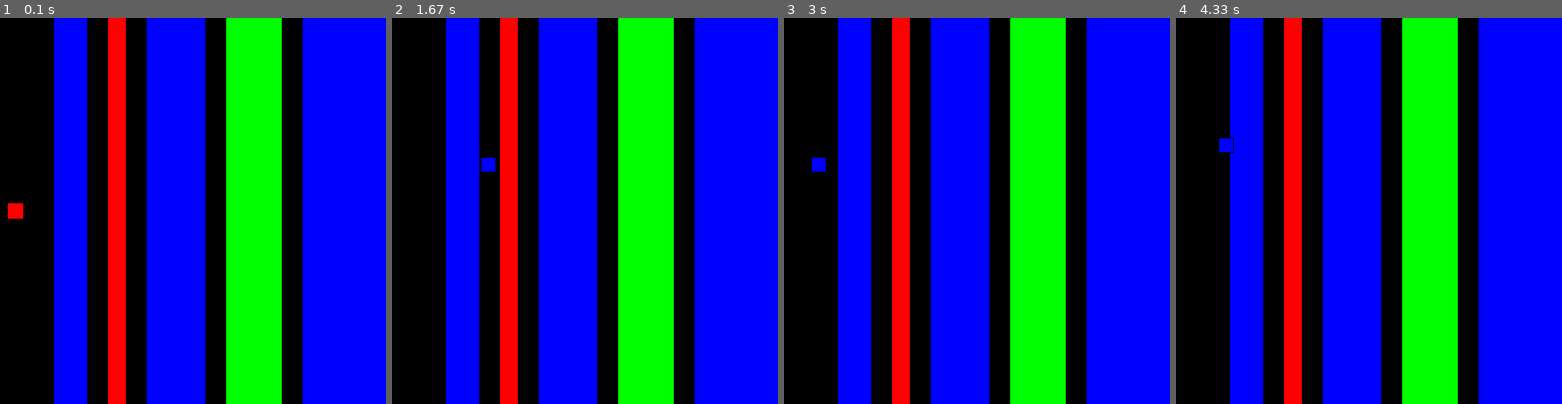
Above: before the commit, frames 1-4 (left to right).
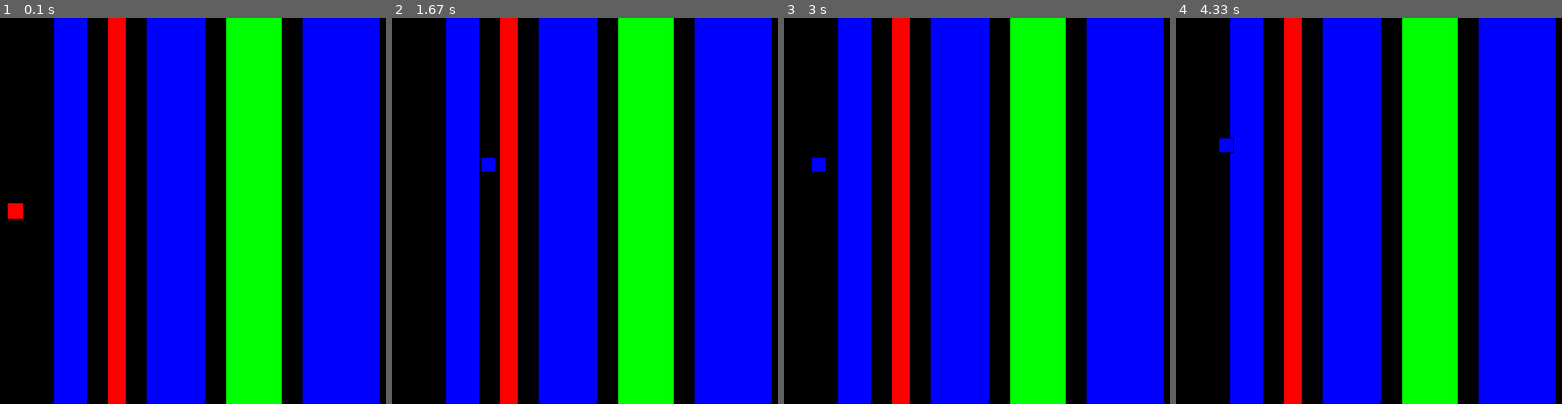
Above: after the commit, the same moments.

Repository: reidspreiter/IntroToPygame
Game: pygame game, started from secret_square_Year2.py
Two runs of this game, one before a commit and one after it. Both use one fixed random seed, a clock stepped at 60 frames per second and the inputs below.
Inputs:
- Up to frame 1 (0.1 s): no input
- Up to frame 2 (1.67 s): hold Right 0.33-0.8 s; hold Up 0.83-1.13 s; tap G at 0.98 s; hold Right 1.17-1.63 s; tap B at 1.32 s
- Up to frame 3 (3 s): hold Left 1.67-2.2 s; tap Y at 1.82 s; hold Left 2.57-2.97 s; tap B at 2.72 s
- Up to frame 4 (4.33 s): hold Up 3-3.37 s; tap Y at 3.15 s; hold Right 3.4-4.03 s; tap G at 3.55 s; hold Down from 4.07 s (still down); tap B at 4.22 s

The runs differ from the first frame. In frame 1, 1.6% of the frame differs, in the area x 98-100%, y 0-100%; in frame 2, 1.6%; in frame 3, 1.6%; in frame 4, 1.6%.

Commit message:
Tiny update

Diff:
--- /dev/null
+++ b/Pygame Outline.txt
@@ -0,0 +1,11 @@
+# set the window
+
+import pygame
+pygame.init()
+
+screenWidth = 500
+screenHeight = 500
+window = pygame.display.set_mode((screenWidth, screenHeight))
+pygame.display.set_caption("Secret Square")
+
+pygame.quit()
--- a/secret_square_Year2.py
+++ b/secret_square_Year2.py
@@ -38,7 +38,7 @@
 Obstacles can be placed between 70 and 430 pixels
 We are appending a list to represent a Pygame Rect and its color (random)
 rect[0] = rect dimensions and rect[1] = rect color
-Pygame Rect is (left, height, width, height)
+Pygame Rect is (left, ypos, width, height)
 Each obstacle will have a space of charSize + 7 between them and must be at least charSize / 2 wide
 """
 rects = []
@@ -50,19 +50,17 @@
     currColor = None
     x = start
     while x < end:
-        while 1:
-            currColor = choice(colors)
+        while currColor := choice(colors):
             if currColor != prevColor:
                 break
         width = randint(minWidth, 100)
         if x + width > end:
-            width = end - width + x
+            width = 100
         rects.append([(x, 0, width, screenHeight), currColor])
         prevColor = currColor
         x += width + charSize + 7
 
 make_obstacles(squareSize)
-print(rects)
 
 # winning zone
 winZone = (450, 0, 50, screenHeight)
